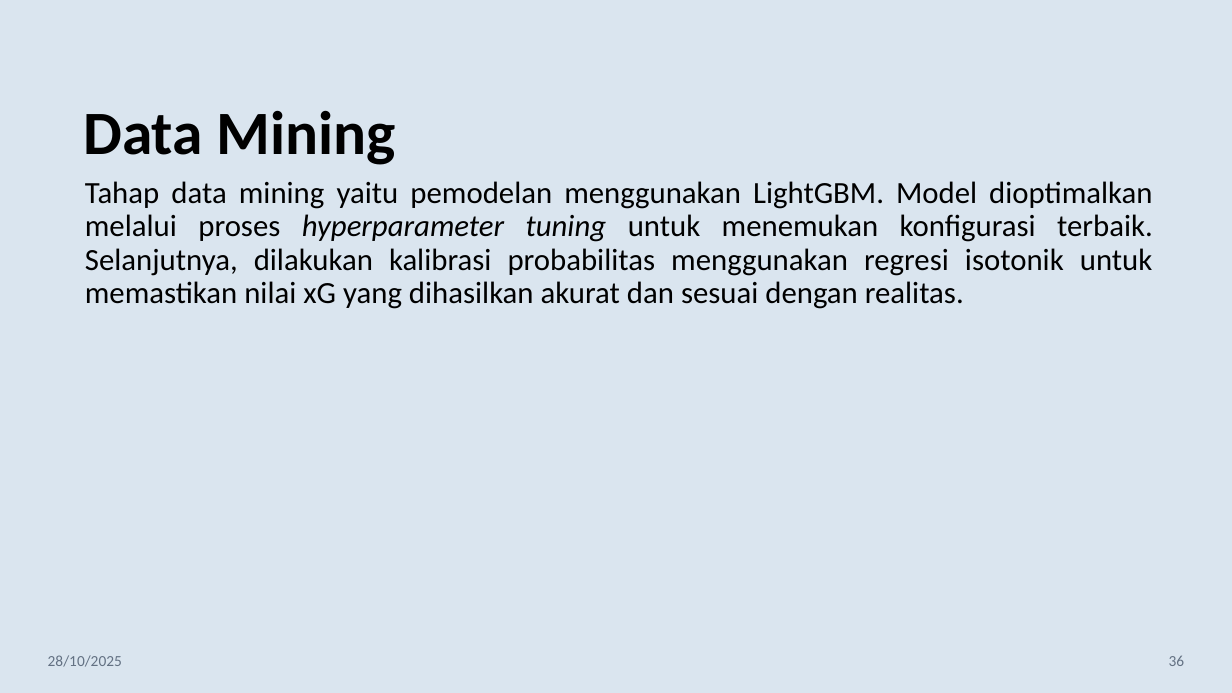
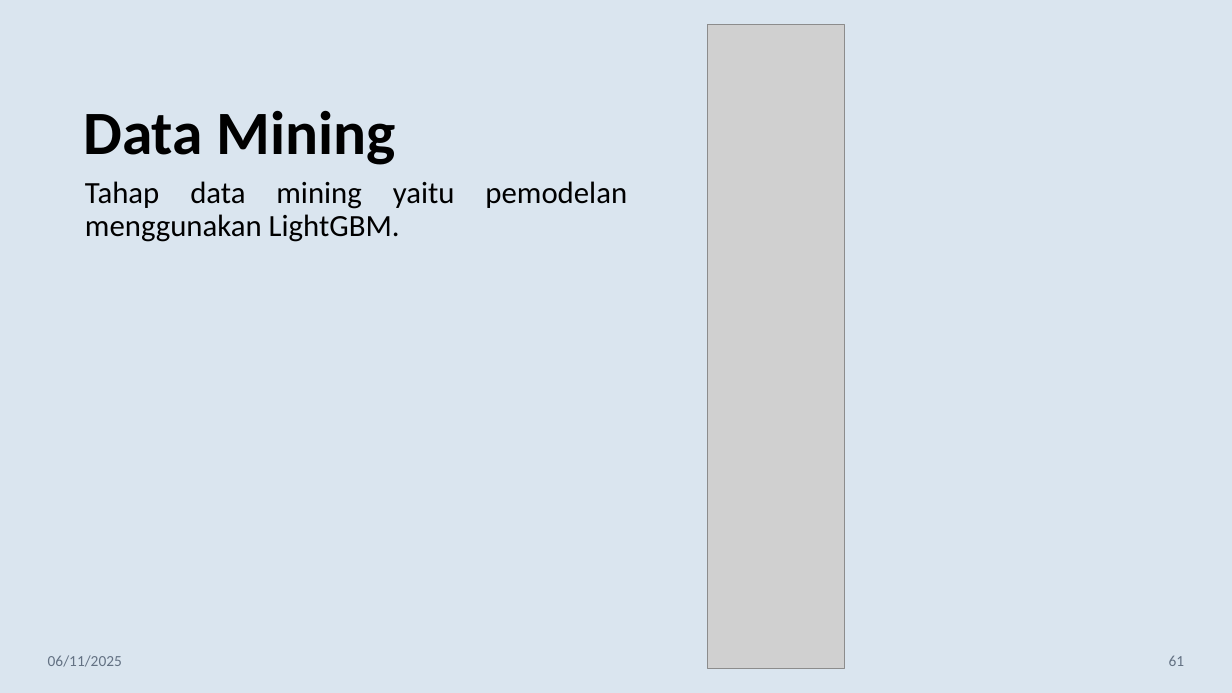
Before and after one commit to fadhilra101/skripsi, a slide deck: slide 61 of ppt/PPT SEMHAS Fadhil Raihan Akbar 11210930000101.pptx (slide 36 before the commit). Drawn at 1232x693 pixels with LibreOffice and Linux fonts; fonts in the diff are those of the drawing; grey boxes stand for pictures. Boxes give left, top, right and bottom in pixels: in the first picture for what was removed or moved away, otherwise in the second. Text is boxed around its words. In the diff, an @@ line names an element or a change of style, - is before the commit and + after.

```diff
--- a/ppt/PPT SEMHAS Fadhil Raihan Akbar 11210930000101.pptx
+++ b/ppt/PPT SEMHAS Fadhil Raihan Akbar 11210930000101.pptx
@@ picture added at [708,24,845,669] @@
@@ text at [85,181,455,242]: text changed @@
-Tahap data mining yaitu pemodelan menggunakan LightGBM. Model dioptimalkan melalui proses hyperparameter tuning untuk menemukan konfigurasi terbaik. Selanjutnya, dilakukan kalibrasi probabilitas menggunakan regresi isotonik untuk memastikan nilai xG yang dihasilkan akurat dan sesuai dengan realitas.
+Tahap data mining yaitu pemodelan menggunakan LightGBM.
@@ text at [48,655,122,667]: text changed @@
-28/10/2025
+06/11/2025
@@ page number at [1169,655,1185,666]: text changed @@
-36
+61
```
Also in this commit, not shown: 28 other slides changed, 33 slides added, 2 slides removed, 3 other files.
